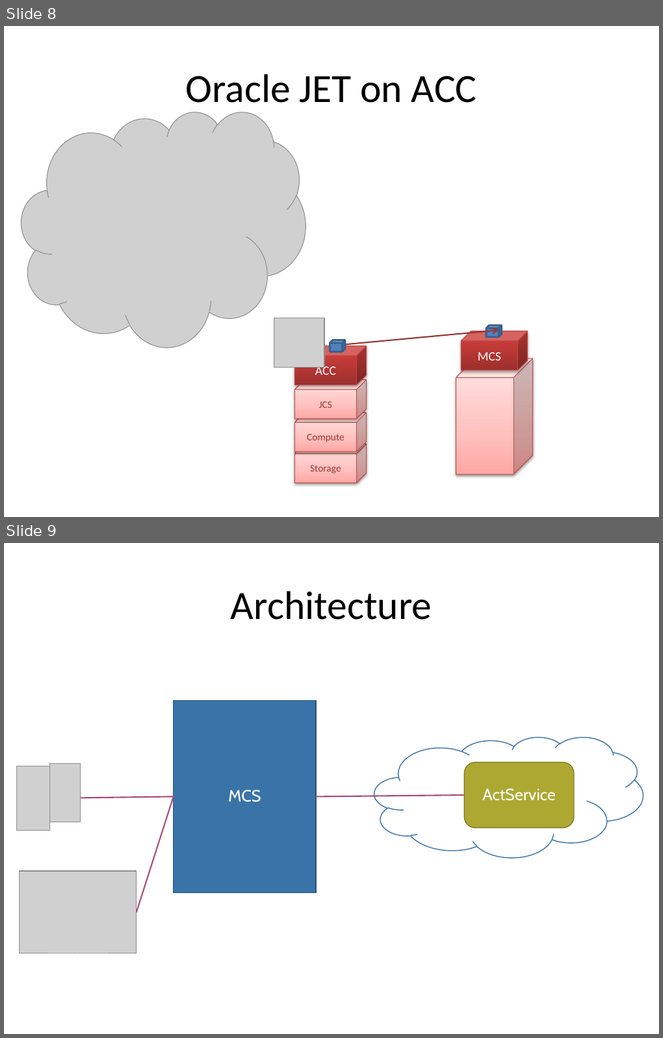
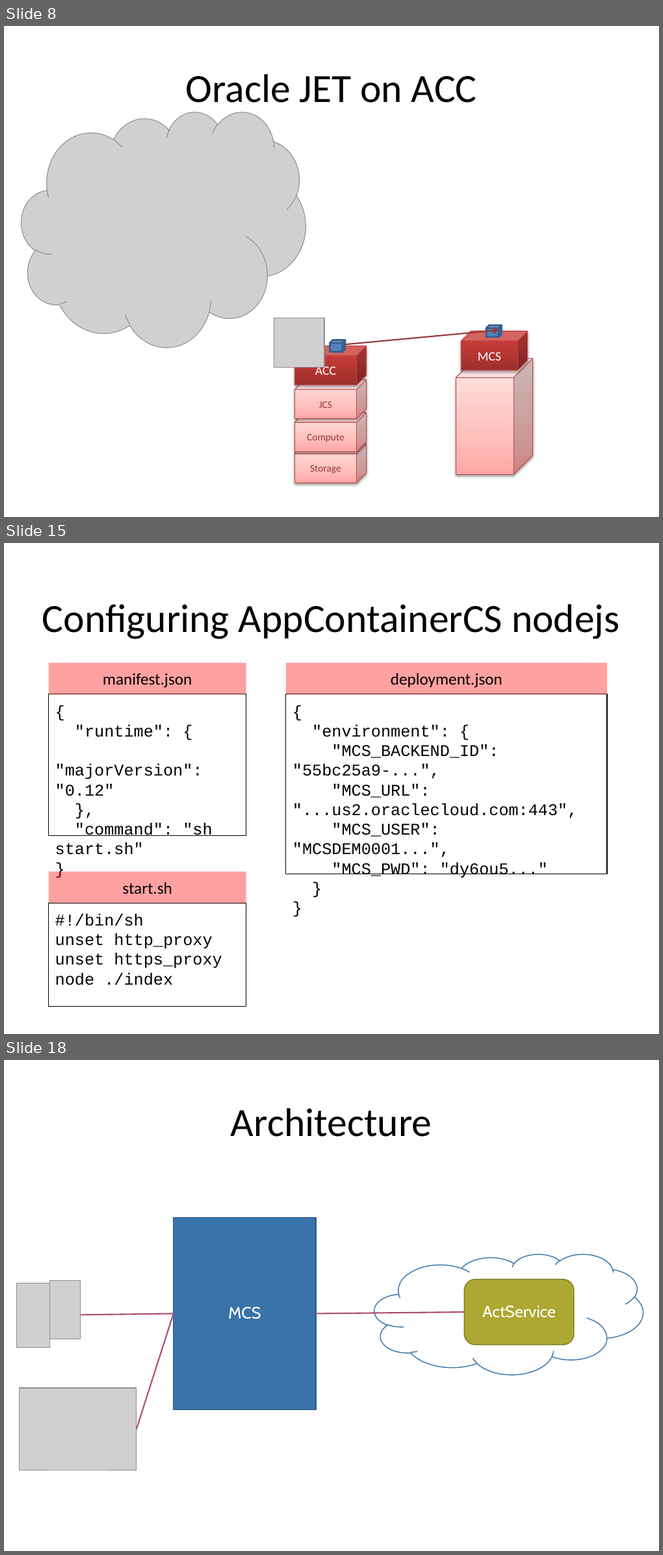
Before and after one commit to lucasjellema/aced-cloud-demo-ofmw2016-valencia, a slide deck: soaring-through-the-clouds-ofmw-forum2016-valencia-demo.pptx. Shown one above the other, each under a label of ours: slides 8 and 9 before the commit, slides 8, 15 and 18 after it; the slides between them are not shown. The pictures are 663x1038 and 663x1555 pixels, drawn with LibreOffice and Linux fonts; fonts in the diff are those of the drawing; grey boxes stand for pictures. Boxes give left, top, right and bottom in pixels: in the first picture for what was removed or moved away, otherwise in the second. Text is boxed around its words. In the diff, an @@ line names an element or a change of style, - is before the commit and + after.

Commit message:
Added Wilfred's slides; also added a Tweet your head off slide to start IoT CS

```diff
--- a/soaring-through-the-clouds-ofmw-forum2016-valencia-demo.pptx
+++ b/soaring-through-the-clouds-ofmw-forum2016-valencia-demo.pptx
@@ slide 15 added at (4, 543, 659, 1034), background #FFFFFF @@
@@ title added at (42, 604, 620, 639), 44 pt, text #000000 @@
+Configuring AppContainerCS nodejs
@@ rectangle added at (49, 663, 246, 694), fill #FF0000 at 37% opacity, 18 pt, text #000000 @@
+manifest.json
@@ rectangle added at (285, 663, 607, 694), fill #FF0000 at 37% opacity, 18 pt, text #000000 @@
+deployment.json
@@ rectangle added at (49, 694, 246, 836), outline #000000 0.75 pt, 18 pt, text #000000 @@
+{
+"runtime": {
+"majorVersion": "0.12"
+},
+"command": "sh start.sh"
+}
@@ rectangle added at (285, 694, 607, 874), outline #000000 0.75 pt, 18 pt, text #000000 @@
+{
+"environment": {
+"MCS_BACKEND_ID": "55bc25a9-...",
+"MCS_URL": "...us2.oraclecloud.com:443",
+"MCS_USER": "MCSDEM0001...",
+"MCS_PWD": "dy6ou5..."
+}
+}
@@ rectangle added at (49, 872, 246, 903), fill #FF0000 at 37% opacity, 18 pt, text #000000 @@
+start.sh
@@ rectangle added at (49, 903, 246, 1007), outline #000000 0.75 pt, 18 pt, text #000000 @@
+#!/bin/sh
+unset http_proxy
+unset https_proxy
+node ./index
@@ what was slide 9 is now slide 18 @@
```
Also in this commit, not shown: 9 other slides added.
